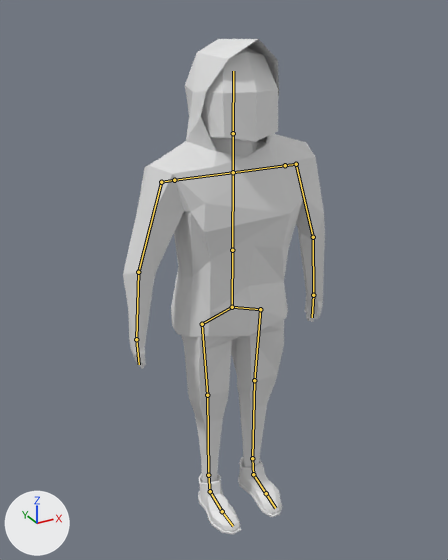
Two versions of the Blender file Assets/Edits/Player.blend, one commit apart.
Before and after are seen from a 50 mm camera at (-2.22, -3.9, 4.11) aimed at (0.06, 0.24, 2.04). Arrows for +X, +Y and +Z are at lower left; the lights stay in place. The older version comes first. The bones that bend it are drawn over the model as lines.

Names of what the first picture shows: 'Body', 'Cloth'.
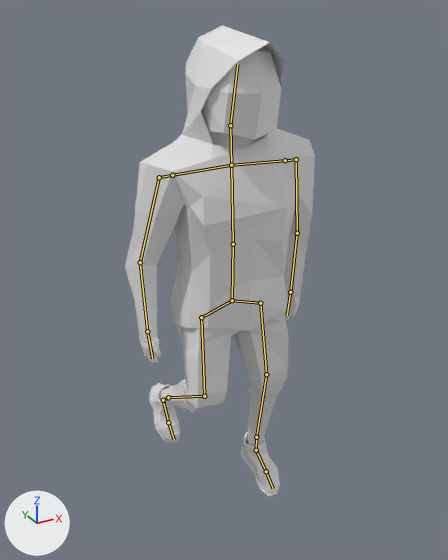
The newer file adds an action. The first version stands in its rest pose; the second is drawn at frame 5 of the action 'walk'.

Changed parts and their boxes (x1, y1, x2, y2) in the pictures (448 x 560 px):
'Cloth', posed
    before: (123, 39, 325, 349)
    after: (125, 25, 315, 338)
'Body', posed (9% narrower, 8% shorter)
    before: (129, 47, 323, 534)
    after: (133, 47, 310, 497)
bone 'Bone', root to tip
    before: (232, 307) to (232, 250)
    after: (232, 300) to (233, 244)
bone 'Bone.001', root to tip
    before: (232, 250) to (233, 172)
    after: (233, 244) to (231, 165)
bone 'Bone.003', root to tip
    before: (233, 133) to (233, 71)
    after: (230, 125) to (237, 64)
bone 'Bone.004', root to tip
    before: (233, 172) to (285, 165)
    after: (231, 165) to (285, 160)
bone 'Bone.008', root to tip
    before: (296, 164) to (313, 237)
    after: (296, 159) to (297, 233)
bone 'Bone.010', root to tip
    before: (313, 237) to (313, 295)
    after: (297, 233) to (290, 292)
bone 'Bone.005', root to tip
    before: (233, 172) to (174, 180)
    after: (231, 165) to (172, 175)
bone 'Bone.009', root to tip
    before: (161, 182) to (138, 272)
    after: (159, 177) to (140, 262)
bone 'Bone.011', root to tip
    before: (138, 272) to (136, 339)
    after: (140, 262) to (147, 331)
bone 'Bone.013', root to tip
    before: (136, 339) to (139, 364)
    after: (147, 331) to (152, 358)
bone 'Bone.016', root to tip
    before: (260, 309) to (254, 380)
    after: (260, 303) to (266, 374)
bone 'Bone.018', root to tip
    before: (254, 380) to (252, 458)
    after: (266, 374) to (256, 437)
bone 'Bone.017', root to tip
    before: (202, 324) to (207, 395)
    after: (201, 317) to (204, 396)
bone 'Bone.019', root to tip
    before: (207, 395) to (208, 475)
    after: (204, 396) to (168, 397)

The edits, one by one:
Bone 'Bone' (bone_bone) moves from (0.0, 0.0, 0.0) to (0.0, 0.057, 0.0).
Bone 'Bone' (bone_bone) turns from (0, 0, 0) to (2, -1, 1) degrees about its own x, y and z.
Bone 'Bone.001' (bone_bone_001) turns from (0, 0, 0) to (-4, 0, 0) degrees about its own x, y and z.
Bone 'Bone.003' (bone_bone_003) turns from (0, 0, 0) to (13, 6, 0) degrees about its own x, y and z.
Bone 'Bone.004' (bone_bone_004) turns from (0, 0, 0) to (1, 0, -3) degrees about its own x, y and z.
Bone 'Bone.008' (bone_bone_008) turns from (0, 0, 0) to (-11, 11, -8) degrees about its own x, y and z.
Bone 'Bone.010' (bone_bone_010) turns from (0, 0, 0) to (10, -20, -2) degrees about its own x, y and z.
Bone 'Bone.005' (bone_bone_005) turns from (0, 0, 0) to (0, 0, 2) degrees about its own x, y and z.
Bone 'Bone.009' (bone_bone_009) turns from (0, 0, 0) to (-11, -18, 7) degrees about its own x, y and z.
Bone 'Bone.011' (bone_bone_011) turns from (0, 0, 0) to (22, 20, 1) degrees about its own x, y and z.
Bone 'Bone.013' (bone_bone_013) turns from (0, 0, 0) to (9, -18, -7) degrees about its own x, y and z.
Bone 'Bone.016' (bone_bone_016) turns from (0, 0, 0) to (7, 3, -7) degrees about its own x, y and z.
Bone 'Bone.018' (bone_bone_018) turns from (0, 0, 0) to (-5, 3, 18) degrees about its own x, y and z.
Bone 'Bone.017' (bone_bone_017) turns from (0, 0, 0) to (6, -4, 10) degrees about its own x, y and z.
Bone 'Bone.019' (bone_bone_019) turns from (0, 0, 0) to (-3, -8, -66) degrees about its own x, y and z.
